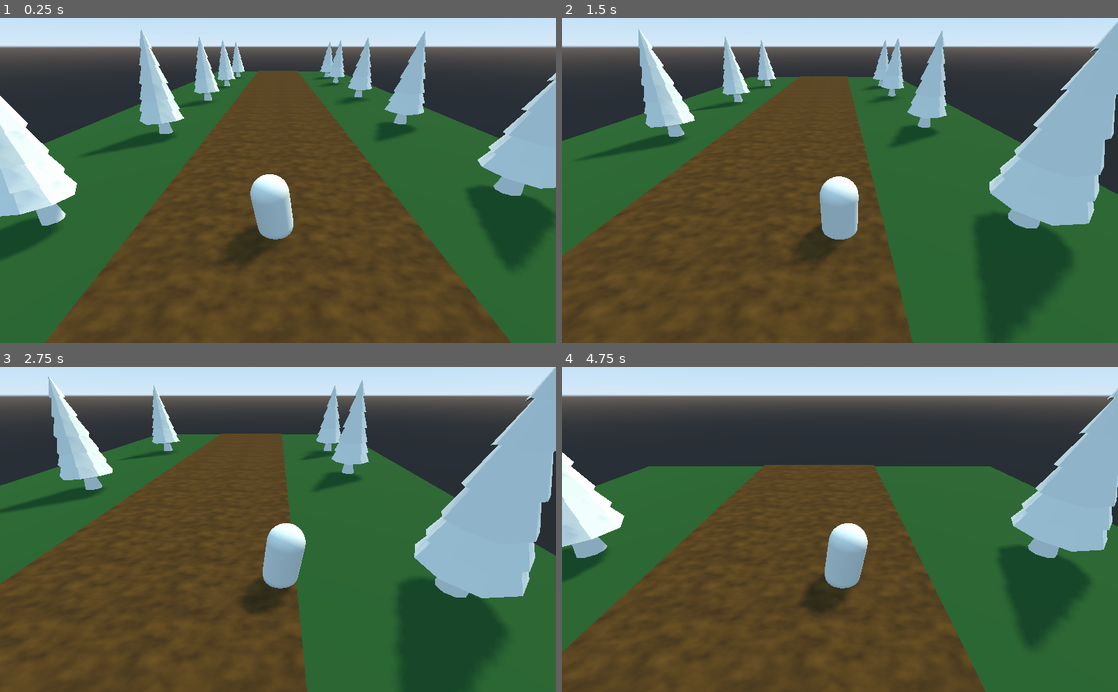
Above: before the commit, frames 1-4 (two rows, left to right).
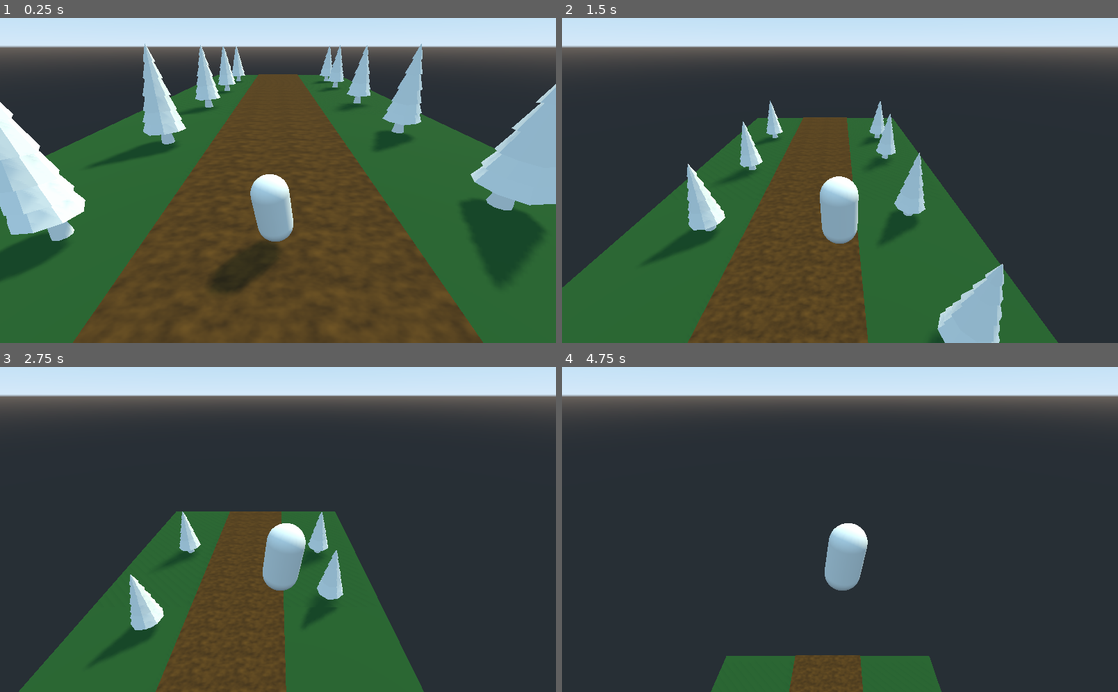
Above: after the commit, the same moments.

Repository: TaaviKodari/2022SyksyPe1715_Godot_Infinite_Runner
Game: Godot game, scene res://Main.tscn
The game is run twice, just before and just after one commit, with the same random seed, the same clock (stepped at 60 frames per second) and the same inputs.
Inputs:
- Up to frame 1 (0.25 s): no input
- Up to frame 2 (1.5 s): hold D (move_right) 0.53-1.28 s; tap Space (jump, bound only after the commit) at 0.6, 0.77, 1.07, 1.35 s; hold A (move_left) from 1.28 s (still down)
- Up to frame 3 (2.75 s): tap Space (jump, bound only after the commit) at 1.52, 1.82, 2.1 s; release A (move_left) at 2.03 s; hold D (move_right) from 2.03 s (still down)
- Up to frame 4 (4.75 s): tap Space (jump, bound only after the commit) at 2.85, 3.02, 3.32, 3.6, 3.77, 4.07, 4.35, 4.52 s; release D (move_right) at 3.53 s; hold A (move_left) from 3.53 s (still down)

The runs differ from the first frame. In frame 1, 15% of the frame differs, in the area x 0-100%, y 3-100%; in frame 2, 55%; in frame 3, 57%; in frame 4, 65%, in the area x 0-100%, y 6-100%.

Commit message:
hyppy tehty

Diff:
--- /dev/null
+++ b/Main.gd
@@ -0,0 +1,12 @@
+extends Spatial
+
+#player movement variables
+var run_speed : float = 8.0
+var jump_length : float = 5.5
+var jump_height : float = 2.0
+
+onready var player = $Player
+
+# Called when the node enters the scene tree for the first time.
+func _ready():
+	player.setup_jump(jump_length, jump_height, run_speed)
--- a/Main.tscn
+++ b/Main.tscn
@@ -1,9 +1,11 @@
-[gd_scene load_steps=3 format=2]
+[gd_scene load_steps=4 format=2]
 
 [ext_resource path="res://RoadStart.tscn" type="PackedScene" id=1]
 [ext_resource path="res://Player.tscn" type="PackedScene" id=2]
+[ext_resource path="res://Main.gd" type="Script" id=3]
 
 [node name="Main" type="Spatial"]
+script = ExtResource( 3 )
 
 [node name="RoadStart" parent="." instance=ExtResource( 1 )]
 
--- a/Player.gd
+++ b/Player.gd
@@ -1,8 +1,10 @@
 extends KinematicBody
 
-var run_speed : float = 8.0
+var run_speed : float
 var sidestep_speed : float = 5.0
 var velocity := Vector3()
+var gravity : float
+var jump_speed : float
 
 var time : float = 0.0
 var step_freq : float = 2.0 #kuinka usein
@@ -11,10 +13,10 @@
 
 onready var body_hinge = $BodyHinge # $ = kutsuu nodea
 
-# Called when the node enters the scene tree for the first time.
-func _ready():
-	pass
-
+func setup_jump(length : float, height : float, speed : float):
+	run_speed = speed
+	gravity = 8.0 * height * speed * speed / (length * length)
+	jump_speed = 4.0 * height * speed / length
 
 # Called every frame. 'delta' is the elapsed time since the previous frame.
 #func _process(delta):
@@ -31,7 +33,11 @@
 	if Input.is_action_pressed("move_left"):
 		sideways -= 1.0
 
+	if Input.is_action_just_pressed("jump"):
+		velocity.y = jump_speed
+
+	velocity.y -= gravity * delta
 	velocity.x = sideways * sidestep_speed
 	velocity.z = -run_speed
 
-	move_and_slide(velocity)
+	velocity = move_and_slide(velocity)
--- a/Player.tscn
+++ b/Player.tscn
@@ -1,8 +1,11 @@
-[gd_scene load_steps=3 format=2]
+[gd_scene load_steps=4 format=2]
 
 [ext_resource path="res://Player.gd" type="Script" id=1]
 
 [sub_resource type="CapsuleMesh" id=1]
+radius = 0.5
+
+[sub_resource type="CapsuleShape" id=2]
 radius = 0.5
 
 [node name="Player" type="KinematicBody"]
@@ -17,3 +20,7 @@
 transform = Transform( 1, 0, 0, 0, -4.37114e-08, 1, 0, -1, -4.37114e-08, 0, 1, 0 )
 mesh = SubResource( 1 )
 skeleton = NodePath("../..")
+
+[node name="CollisionShape" type="CollisionShape" parent="."]
+transform = Transform( 1, 0, 0, 0, -4.37114e-08, 1, 0, -1, -4.37114e-08, 0, 1, 0 )
+shape = SubResource( 2 )
--- a/RoadBase.tscn
+++ b/RoadBase.tscn
@@ -25,6 +25,9 @@
 [sub_resource type="BoxShape" id=7]
 extents = Vector3( 1, 2.5, 25 )
 
+[sub_resource type="ConcavePolygonShape" id=8]
+data = PoolVector3Array( -4, 0.6, 25, 4, 0.6, 25, -4, -0.6, 25, 4, 0.6, 25, 4, -0.6, 25, -4, -0.6, 25, 4, 0.6, -25, -4, 0.6, -25, 4, -0.6, -25, -4, 0.6, -25, -4, -0.6, -25, 4, -0.6, -25, 4, 0.6, 25, 4, 0.6, -25, 4, -0.6, 25, 4, 0.6, -25, 4, -0.6, -25, 4, -0.6, 25, -4, 0.6, -25, -4, 0.6, 25, -4, -0.6, -25, -4, 0.6, 25, -4, -0.6, 25, -4, -0.6, -25, 4, 0.6, 25, -4, 0.6, 25, 4, 0.6, -25, -4, 0.6, 25, -4, 0.6, -25, 4, 0.6, -25, -4, -0.6, 25, 4, -0.6, 25, -4, -0.6, -25, 4, -0.6, 25, 4, -0.6, -25, -4, -0.6, -25 )
+
 [node name="RoadBase" type="Spatial"]
 
 [node name="Grass" type="MeshInstance" parent="."]
@@ -47,3 +50,8 @@
 
 [node name="CollisionShape" type="CollisionShape" parent="Grass/Sand/Colliders/GuardRailLeft"]
 shape = SubResource( 7 )
+
+[node name="StaticBody" type="StaticBody" parent="Grass/Sand"]
+
+[node name="CollisionShape" type="CollisionShape" parent="Grass/Sand/StaticBody"]
+shape = SubResource( 8 )
--- a/project.godot
+++ b/project.godot
@@ -32,6 +32,11 @@
 , Object(InputEventKey,"resource_local_to_scene":false,"resource_name":"","device":0,"alt":false,"shift":false,"control":false,"meta":false,"command":false,"pressed":false,"scancode":16777231,"physical_scancode":0,"unicode":0,"echo":false,"script":null)
  ]
 }
+jump={
+"deadzone": 0.5,
+"events": [ Object(InputEventKey,"resource_local_to_scene":false,"resource_name":"","device":0,"alt":false,"shift":false,"control":false,"meta":false,"command":false,"pressed":false,"scancode":32,"physical_scancode":0,"unicode":0,"echo":false,"script":null)
+ ]
+}
 
 [physics]
 
Not shown: 1 places in RoadBase.tscn that only renumber resources
